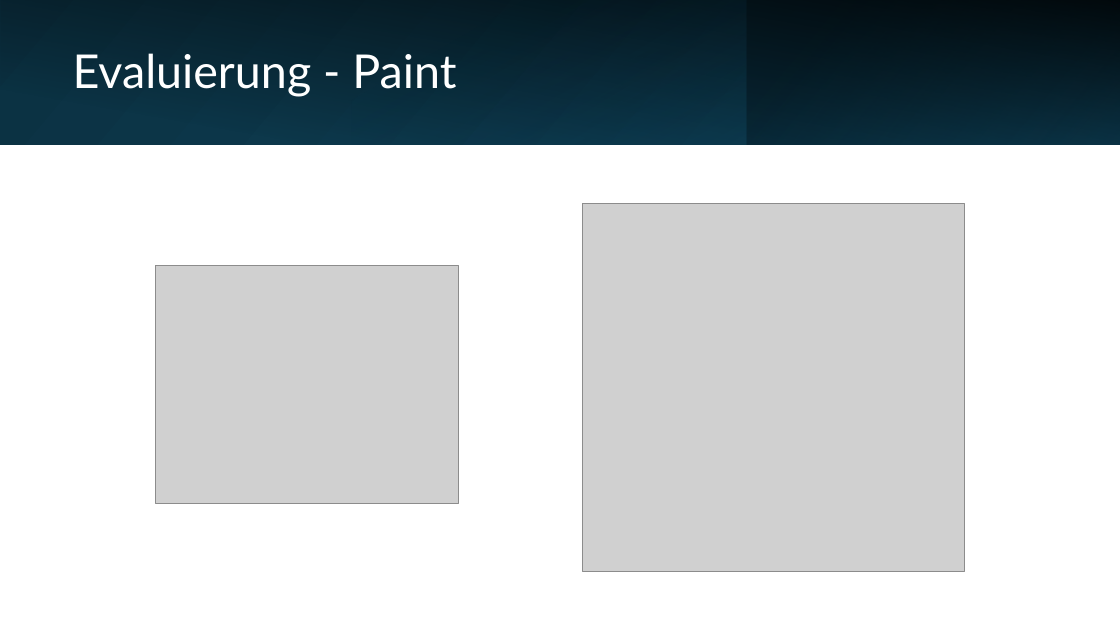
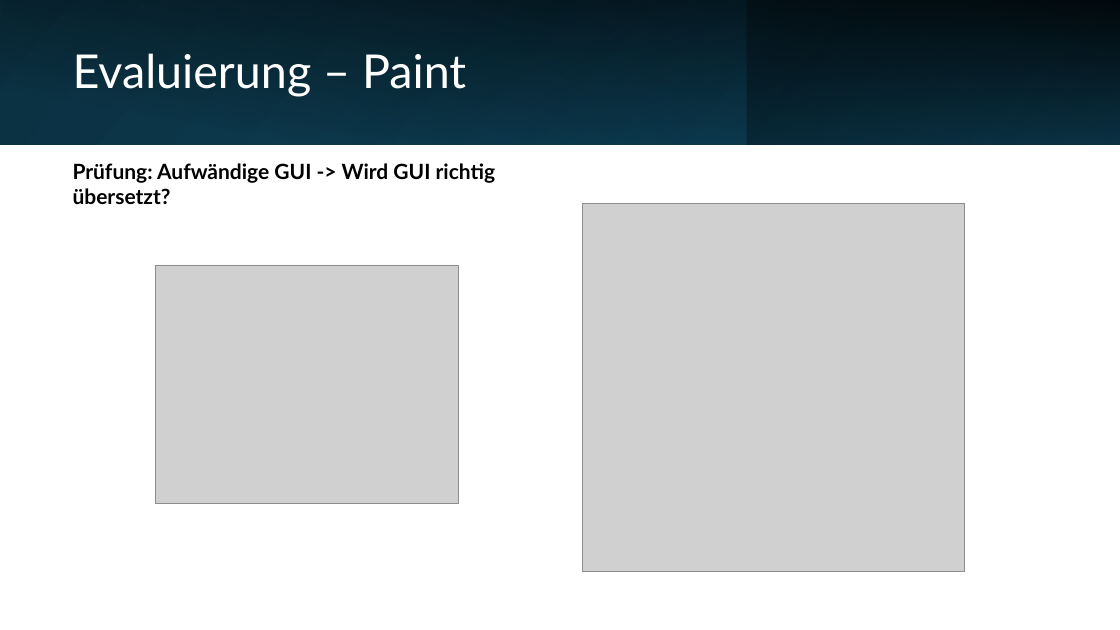
Before and after one commit to kis4-2026ss/projekt-g1-dorninger-pallinger, a slide deck: slide 29 of AI-Assisted Java Legacy Migration.pptx. Drawn at 1120x630 pixels with LibreOffice and Linux fonts; fonts in the diff are those of the drawing; grey boxes stand for pictures. Boxes give left, top, right and bottom in pixels: in the first picture for what was removed or moved away, otherwise in the second. Text is boxed around its words. In the diff, an @@ line names an element or a change of style, - is before the commit and + after.

```diff
--- a/AI-Assisted Java Legacy Migration.pptx
+++ b/AI-Assisted Java Legacy Migration.pptx
@@ title at (73,53,466,97): text changed @@
-Evaluierung - Paint
+Evaluierung – Paint
@@ text added at (73,163,496,204), 18 pt, text #000000, bold @@
+Prüfung: Aufwändige GUI -> Wird GUI richtig übersetzt?
```
Also in this commit, not shown: 15 other slides changed, 2 slides added.
